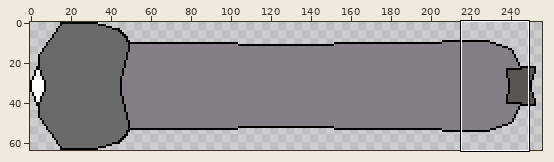
Sprite sheet: Assets/Art/ship.png. The picture above shows the old version from afar; the outline marks the close-up.
Close-up. The starting point:
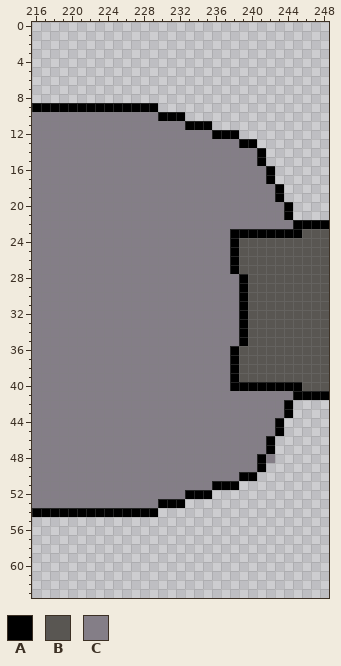
The file is 256x64 pixels. Shown: x 216..248, y 0..63.
Palette (. is transparent): A #000000  B #595652  C #847e87
Pixels before, first column x 216:
 9 AAAAAAAAAAAAAA...................
10 CCCCCCCCCCCCCCAAA................
11 CCCCCCCCCCCCCCCCCAAA.............
12 CCCCCCCCCCCCCCCCCCCCAAA..........
13 CCCCCCCCCCCCCCCCCCCCCCCAA........
14 CCCCCCCCCCCCCCCCCCCCCCCCCA.......
15 CCCCCCCCCCCCCCCCCCCCCCCCCA.......
16 CCCCCCCCCCCCCCCCCCCCCCCCCCA......
17 CCCCCCCCCCCCCCCCCCCCCCCCCCA......
18 CCCCCCCCCCCCCCCCCCCCCCCCCCCA.....
19 CCCCCCCCCCCCCCCCCCCCCCCCCCCA.....
20 CCCCCCCCCCCCCCCCCCCCCCCCCCCCA....
21 CCCCCCCCCCCCCCCCCCCCCCCCCCCCA....
22 CCCCCCCCCCCCCCCCCCCCCCCCCCCCCAAAA
23 CCCCCCCCCCCCCCCCCCCCCCAAAAAAAABBB
24 CCCCCCCCCCCCCCCCCCCCCCABBBBBBBBBB
25 CCCCCCCCCCCCCCCCCCCCCCABBBBBBBBBB
26 CCCCCCCCCCCCCCCCCCCCCCABBBBBBBBBB
27 CCCCCCCCCCCCCCCCCCCCCCABBBBBBBBBB
28 CCCCCCCCCCCCCCCCCCCCCCCABBBBBBBBB
29 CCCCCCCCCCCCCCCCCCCCCCCABBBBBBBBB
30 CCCCCCCCCCCCCCCCCCCCCCCABBBBBBBBB
31 CCCCCCCCCCCCCCCCCCCCCCCABBBBBBBBB
32 CCCCCCCCCCCCCCCCCCCCCCCABBBBBBBBB
33 CCCCCCCCCCCCCCCCCCCCCCCABBBBBBBBB
34 CCCCCCCCCCCCCCCCCCCCCCCABBBBBBBBB
35 CCCCCCCCCCCCCCCCCCCCCCCABBBBBBBBB
36 CCCCCCCCCCCCCCCCCCCCCCABBBBBBBBBB
37 CCCCCCCCCCCCCCCCCCCCCCABBBBBBBBBB
38 CCCCCCCCCCCCCCCCCCCCCCABBBBBBBBBB
39 CCCCCCCCCCCCCCCCCCCCCCABBBBBBBBBB
40 CCCCCCCCCCCCCCCCCCCCCCAAAAAAAABBB
41 CCCCCCCCCCCCCCCCCCCCCCCCCCCCCAAAA
42 CCCCCCCCCCCCCCCCCCCCCCCCCCCCA....
43 CCCCCCCCCCCCCCCCCCCCCCCCCCCCA....
44 CCCCCCCCCCCCCCCCCCCCCCCCCCCA.....
45 CCCCCCCCCCCCCCCCCCCCCCCCCCCA.....
46 CCCCCCCCCCCCCCCCCCCCCCCCCCA......
47 CCCCCCCCCCCCCCCCCCCCCCCCCCA......
48 CCCCCCCCCCCCCCCCCCCCCCCCCAC......
49 CCCCCCCCCCCCCCCCCCCCCCCCCA.......
50 CCCCCCCCCCCCCCCCCCCCCCCAA........
51 CCCCCCCCCCCCCCCCCCCCAAA..........
52 CCCCCCCCCCCCCCCCCAAA.............
53 CCCCCCCCCCCCCCAAA................
54 AAAAAAAAAAAAAA...................
After the commit:
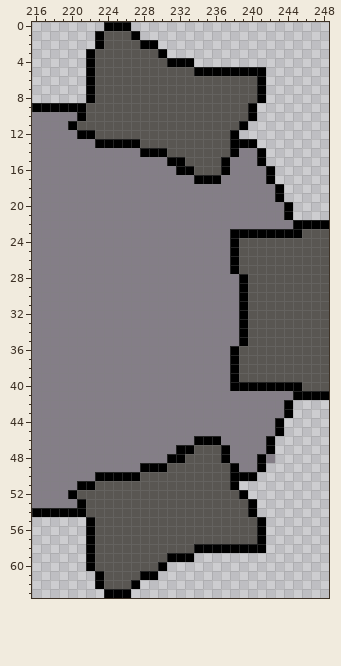
Edits made:
Colour A is added in row 0 at x 224 to 226; in row 1 at x 223 and 227; in row 2 at x 223 and 228 to 229; in row 3 at x 222 and 230; in row 4 at x 222 and 231 to 233; in row 5 at x 222 and 234 to 241.
Colour A is added in rows 6 to 8 at x 222 and 241; in rows 9 to 10 at x 240; in row 11 at x 239; in row 52 at x 239; in rows 53 to 54 at x 240; in rows 55 to 57 at x 222 and 241.
Colour A is added in row 58 at x 222 and 234 to 241; in row 59 at x 222 and 231 to 233; in row 60 at x 222 and 230; in row 61 at x 223 and 228 to 229; in row 62 at x 223 and 227; in row 63 at x 224 to 226.
Colour A replaces colour C in row 10 at x 221; in row 11 at x 220; in row 12 at x 221 to 222; in row 13 at x 223 to 227 and 238; in row 14 at x 228 to 230 and 238; in row 15 at x 231 to 232 and 237.
Colour A replaces colour C in row 16 at x 232 to 233 and 237; in row 17 at x 234 to 236; in row 46 at x 234 to 236; in row 47 at x 232 to 233 and 237; in row 48 at x 231 to 232 and 237; in row 49 at x 228 to 230 and 238.
Colour A replaces colour C in row 50 at x 223 to 227 and 238; in row 51 at x 221 to 222; in row 52 at x 220; in row 53 at x 221.
Colour B is added in row 1 at x 224 to 226; in row 2 at x 224 to 227; in row 3 at x 223 to 229; in row 4 at x 223 to 230; in row 5 at x 223 to 233; in rows 6 to 8 at x 223 to 240.
Colour B is added in row 9 at x 230 to 239; in row 10 at x 233 to 239; in row 11 at x 236 to 238; in row 52 at x 236 to 238; in row 53 at x 233 to 239; in row 54 at x 230 to 239.
Colour B is added in rows 55 to 57 at x 223 to 240; in row 58 at x 223 to 233; in row 59 at x 223 to 230; in row 60 at x 223 to 229; in row 61 at x 224 to 227; in row 62 at x 224 to 226.
Colour B replaces colour A in row 9 at x 222 to 229; in row 10 at x 230 to 232; in row 11 at x 233 to 235; in row 12 at x 236 to 237; in row 51 at x 236 to 237; in row 52 at x 233 to 235.
Colour B replaces colour A in row 53 at x 230 to 232; in row 54 at x 222 to 229.
Colour B replaces colour C in row 10 at x 222 to 229; in row 11 at x 221 to 232; in row 12 at x 223 to 235; in row 13 at x 228 to 237; in row 14 at x 231 to 237; in row 15 at x 233 to 236.
Colour B replaces colour C in row 16 at x 234 to 236; in row 47 at x 234 to 236; in row 48 at x 233 to 236; in row 49 at x 231 to 237; in row 50 at x 228 to 237; in row 51 at x 223 to 235.
Colour B replaces colour C in row 52 at x 221 to 232; in row 53 at x 222 to 229.
Where, in picture pixels (left, top, right, bottom), the same in both close-ups:
changed: (68, 22, 266, 184)
changed: (68, 436, 266, 598)
